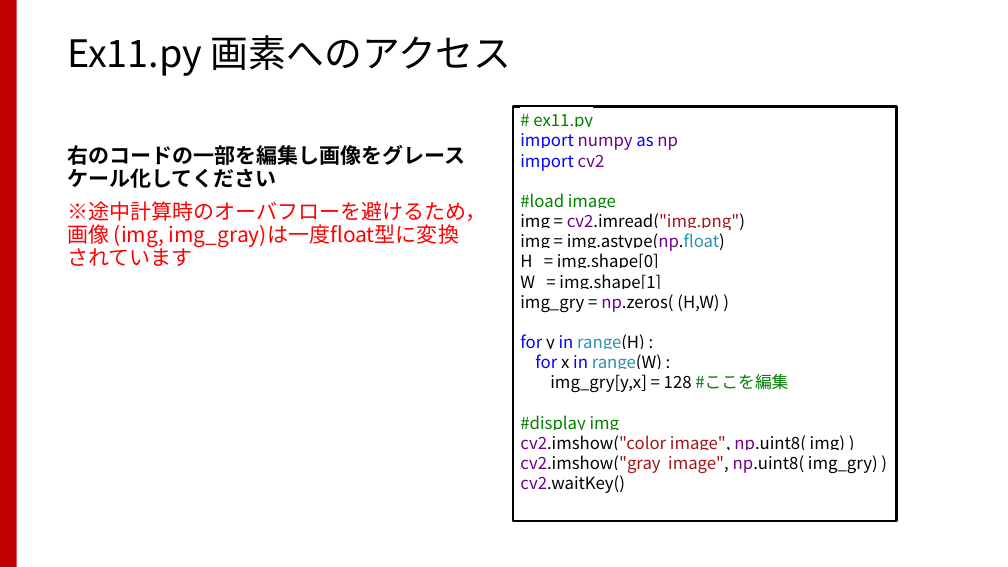
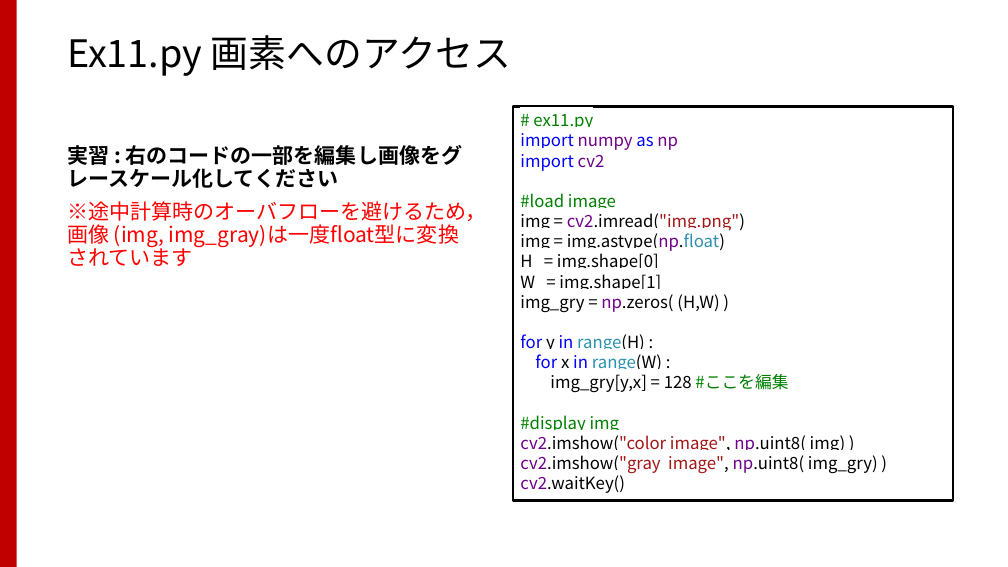
Before and after one commit to TakashiIjiri/TakashiIjiri.github.io, a slide deck: slide 22 of classes/dm2017/DigitalMedia2_13.pptx. Drawn at 1008x567 pixels with LibreOffice and Linux fonts; fonts in the diff are those of the drawing. Boxes give left, top, right and bottom in pixels: in the first picture for what was removed or moved away, otherwise in the second. Text is boxed around its words. In the diff, an @@ line names an element or a change of style, - is before the commit and + after.

```diff
--- a/classes/dm2017/DigitalMedia2_13.pptx
+++ b/classes/dm2017/DigitalMedia2_13.pptx
@@ rectangle "# ex11.py": place and size @@
-rectangle "# ex11.py" at box(513, 107, 898, 522)
+rectangle "# ex11.py" at box(513, 107, 954, 501)
@@ text at box(67, 145, 463, 188): text changed @@
-右のコードの一部を編集し画像をグレースケール化してください
+実習 : 右のコードの一部を編集し画像をグレースケール化してください
```
Also in this commit, not shown: 11 other slides changed, 2 other files.
